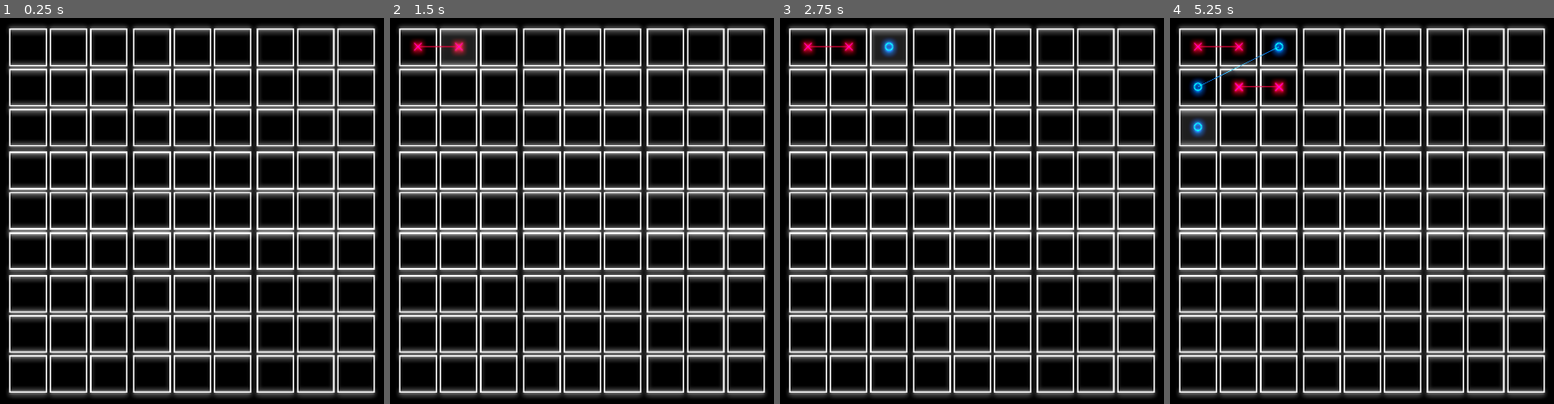
Above: before the commit, frames 1-4 (left to right).
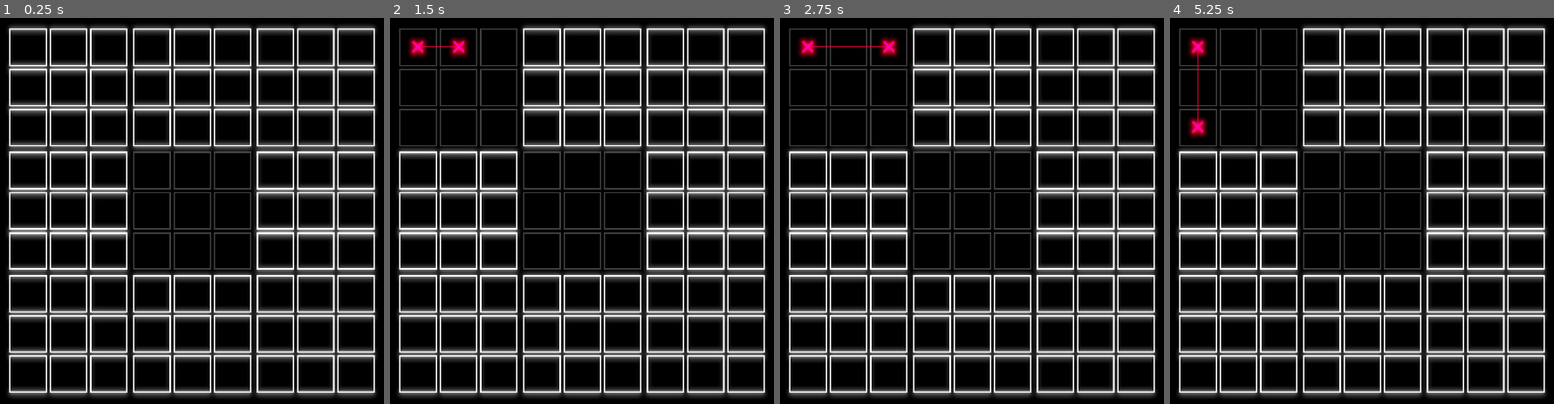
Above: after the commit, the same moments.

Repository: Totobird-Creations/Knots-and-Collapses
Game: Godot game, scene res://main/game/game.tscn
Two runs of this game, one before a commit and one after it. Both use one fixed random seed, a clock stepped at 60 frames per second and the inputs below.
Inputs (mouse positions are in pixels of both pictures, inside the frame that each line leads up to):
- Up to frame 1 (0.25 s): no input
- Up to frame 2 (1.5 s): click (416, 48) at 0.52 s; click (459, 48) at 1.27 s
- Up to frame 3 (2.75 s): click (887, 48) at 2.02 s
- Up to frame 4 (5.25 s): click (1196, 87) at 2.77 s; click (1239, 87) at 3.52 s; click (1277, 87) at 4.27 s; click (1196, 126) at 5.02 s

The runs differ from the first frame. In frame 1, 4.3% of the frame differs, in the area x 34-66%, y 34-66%; in frame 2, 9.4%; in frame 3, 9.6%; in frame 4, 10%, in the area x 1-66%, y 1-66%.

Commit message:
Fixed: Everything. There is nothing else to say;

Diff:
--- a/src/main/game/game.gd
+++ b/src/main/game/game.gd
@@ -10,7 +10,7 @@
 	Color(1.0, 0.375, 0.0)
 ]
 const BOARD_NONE  : Dictionary  = {0 : 0, 1 : 0, 2 : 0, 3 : 0, 4 : 0, 5 : 0, 6 : 0, 7 : 0, 8 : 0}
-const BOARD_RESET : Dictionary  = {0 : 1, 1 : 1, 2 : 1, 3 : 1, 4 : 1, 5 : 1, 6 : 1, 7 : 1, 8 : 1}
+const BOARD_RESET : Dictionary  = {0 : 1, 1 : 1, 2 : 1, 3 : 1, 4 : 0, 5 : 1, 6 : 1, 7 : 1, 8 : 1}
 const BOARD_ALL   : Dictionary  = {0 : 1, 1 : 1, 2 : 1, 3 : 1, 4 : 1, 5 : 1, 6 : 1, 7 : 1, 8 : 1}
 
 export(int, "Cross", "Nought", "Triangle") var turn := 0 setget set_turn
@@ -27,6 +27,10 @@
 func set_turn(value : int) -> void:
 	turn = value % 2
 	update_slots()
+
+func update_small_boards() -> void:
+	for small_board in $horizontal/board_container/board_margin/board.get_children():
+		small_board.update_small_board(self)
 
 func update_slots() -> void:
 	for small_board in $horizontal/board_container/board_margin/board.get_children():
@@ -77,6 +81,7 @@
 		else:
 			links.append(source)
 		set_turn(turn + 1)
+		update_small_boards()
 	else:
 		pending_link_slot = next_slot
 		allowed_boards[next_slot.get_small_board_position()] -= 1
@@ -87,7 +92,7 @@
 
 func validate_allowed_boards(boards : Dictionary) -> Dictionary:
 	for i in boards.keys():
-		if (boards[i] > 0 && $horizontal/board_container/board_margin/board.get_child(i).is_board_open()):
+		if (boards[i] > 0 && $horizontal/board_container/board_margin/board.get_child(i).is_board_open(true)):
 			return boards
 	return(BOARD_ALL.duplicate())
 
--- a/src/main/game/game.tscn
+++ b/src/main/game/game.tscn
@@ -1,7 +1,15 @@
-[gd_scene load_steps=4 format=2]
+[gd_scene load_steps=5 format=2]
 
 [ext_resource path="res://main/game/board.tscn" type="PackedScene" id=1]
 [ext_resource path="res://main/game/game.gd" type="Script" id=2]
+
+[sub_resource type="StyleBoxFlat" id=2]
+bg_color = Color( 1, 1, 1, 0 )
+border_width_left = 4
+border_width_top = 4
+border_width_right = 4
+border_width_bottom = 4
+border_color = Color( 0.498039, 0.498039, 0.498039, 1 )
 
 [sub_resource type="Environment" id=1]
 background_mode = 4
@@ -53,5 +61,21 @@
 margin_bottom = 1072.0
 mouse_filter = 2
 
+[node name="menu" type="Panel" parent="horizontal"]
+visible = false
+margin_left = 1408.0
+margin_right = 1920.0
+margin_bottom = 1072.0
+rect_min_size = Vector2( 512, 0 )
+custom_styles/panel = SubResource( 2 )
+
+[node name="vertical" type="VBoxContainer" parent="horizontal/menu"]
+anchor_right = 1.0
+anchor_bottom = 1.0
+margin_left = 32.0
+margin_top = 32.0
+margin_right = -32.0
+margin_bottom = -32.0
+
 [node name="environment" type="WorldEnvironment" parent="."]
 environment = SubResource( 1 )
--- /dev/null
+++ b/src/main/game/icon_container.tscn
@@ -0,0 +1,118 @@
+[gd_scene load_steps=13 format=2]
+
+[ext_resource path="res://main/game/icon/cross.tscn" type="PackedScene" id=1]
+[ext_resource path="res://main/game/icon/triangle.tscn" type="PackedScene" id=2]
+[ext_resource path="res://main/game/icon/nought.tscn" type="PackedScene" id=3]
+[ext_resource path="res://main/game/icon/square.tscn" type="PackedScene" id=4]
+
+[sub_resource type="Shader" id=3]
+code = "shader_type canvas_item;
+
+
+const float WIDTH = 0.1;
+
+
+void fragment() {
+	COLOR = vec4(vec3(1.0, 0.0, 0.25), float(
+		abs(UV.x - UV.y) <= WIDTH ||
+		abs(1.0 - UV.x - UV.y) <= WIDTH
+	));
+}
+"
+
+[sub_resource type="ShaderMaterial" id=4]
+shader = SubResource( 3 )
+
+[sub_resource type="Shader" id=5]
+code = "shader_type canvas_item;
+
+
+const float WIDTH = 0.125;
+
+
+void fragment() {
+	COLOR = vec4(vec3(0.0, 0.5, 1.0), float(
+		distance(UV, vec2(0.5)) <= 0.5 &&
+		distance(UV, vec2(0.5)) >= 0.5 - WIDTH
+	));
+}
+"
+
+[sub_resource type="ShaderMaterial" id=6]
+shader = SubResource( 5 )
+
+[sub_resource type="Shader" id=1]
+code = "shader_type canvas_item;
+
+
+const float WIDTH = 0.125;
+
+
+void fragment() {
+	COLOR = vec4(vec3(0.125, 1.0, 0.0), float(
+		abs(1.0 - UV.y) <= WIDTH ||
+		abs((UV.x * 2.0 - 1.0) - UV.y) <= WIDTH ||
+		abs(1.0 - (UV.x * 2.0) - UV.y) <= WIDTH
+	));
+}
+"
+
+[sub_resource type="ShaderMaterial" id=2]
+shader = SubResource( 1 )
+
+[sub_resource type="Shader" id=7]
+code = "shader_type canvas_item;
+
+
+const float WIDTH = 0.125;
+
+
+void fragment() {
+	COLOR = vec4(vec3(1.0, 0.375, 0.0), float(
+		abs(1.0 - UV.y) <= WIDTH ||
+		abs(1.0 - UV.x) <= WIDTH ||
+		abs(UV.x) <= WIDTH ||
+		abs(UV.y) <= WIDTH
+	));
+}
+"
+
+[sub_resource type="ShaderMaterial" id=8]
+shader = SubResource( 7 )
+
+[node name="icon_container" type="MarginContainer"]
+anchor_right = 1.0
+anchor_bottom = 1.0
+mouse_filter = 2
+custom_constants/margin_right = 0
+custom_constants/margin_top = 0
+custom_constants/margin_left = 0
+custom_constants/margin_bottom = 0
+
+[node name="cross" parent="." instance=ExtResource( 1 )]
+material = SubResource( 4 )
+anchor_right = 0.0
+anchor_bottom = 0.0
+margin_right = 2048.0
+margin_bottom = 1200.0
+
+[node name="nought" parent="." instance=ExtResource( 3 )]
+material = SubResource( 6 )
+anchor_right = 0.0
+anchor_bottom = 0.0
+margin_right = 2048.0
+margin_bottom = 1200.0
+
+[node name="triangle" parent="." instance=ExtResource( 2 )]
+material = SubResource( 2 )
+anchor_right = 0.0
+anchor_bottom = 0.0
+margin_right = 2048.0
+margin_bottom = 1200.0
+
+[node name="square" parent="." instance=ExtResource( 4 )]
+material = SubResource( 8 )
+anchor_right = 0.0
+anchor_bottom = 0.0
+margin_right = 2048.0
+margin_bottom = 1200.0
--- a/src/main/game/link.tscn
+++ b/src/main/game/link.tscn
@@ -1,10 +1,7 @@
-[gd_scene load_steps=6 format=2]
+[gd_scene load_steps=3 format=2]
 
 [ext_resource path="res://main/game/link.gd" type="Script" id=1]
-[ext_resource path="res://main/game/icon/nought.tscn" type="PackedScene" id=2]
-[ext_resource path="res://main/game/icon/cross.tscn" type="PackedScene" id=3]
-[ext_resource path="res://main/game/icon/triangle.tscn" type="PackedScene" id=4]
-[ext_resource path="res://main/game/icon/square.tscn" type="PackedScene" id=5]
+[ext_resource path="res://main/game/icon_container.tscn" type="PackedScene" id=6]
 
 [node name="link" type="Line2D"]
 width = 2.0
@@ -13,34 +10,16 @@
 
 [node name="0" type="Node2D" parent="."]
 
-[node name="bounds" type="Control" parent="0"]
-margin_left = -12.0
-margin_top = -12.0
-margin_right = 12.0
-margin_bottom = 12.0
-mouse_filter = 2
-
-[node name="cross" parent="0/bounds" instance=ExtResource( 3 )]
-
-[node name="nought" parent="0/bounds" instance=ExtResource( 2 )]
-
-[node name="triangle" parent="0/bounds" instance=ExtResource( 4 )]
-
-[node name="square" parent="0/bounds" instance=ExtResource( 5 )]
+[node name="bounds" parent="0" instance=ExtResource( 6 )]
+margin_left = -16.0
+margin_top = -16.0
+margin_right = 16.0
+margin_bottom = 16.0
 
 [node name="1" type="Node2D" parent="."]
 
-[node name="bounds" type="Control" parent="1"]
-margin_left = -12.0
-margin_top = -12.0
-margin_right = 12.0
-margin_bottom = 12.0
-mouse_filter = 2
-
-[node name="cross" parent="1/bounds" instance=ExtResource( 3 )]
-
-[node name="nought" parent="1/bounds" instance=ExtResource( 2 )]
-
-[node name="triangle" parent="1/bounds" instance=ExtResource( 4 )]
-
-[node name="square" parent="1/bounds" instance=ExtResource( 5 )]
+[node name="bounds" parent="1" instance=ExtResource( 6 )]
+margin_left = -16.0
+margin_top = -16.0
+margin_right = 16.0
+margin_bottom = 16.0
--- a/src/main/game/slot.tscn
+++ b/src/main/game/slot.tscn
@@ -1,10 +1,7 @@
-[gd_scene load_steps=12 format=2]
+[gd_scene load_steps=9 format=2]
 
 [ext_resource path="res://main/game/slot.gd" type="Script" id=1]
-[ext_resource path="res://main/game/icon/nought.tscn" type="PackedScene" id=2]
-[ext_resource path="res://main/game/icon/cross.tscn" type="PackedScene" id=3]
-[ext_resource path="res://main/game/icon/triangle.tscn" type="PackedScene" id=4]
-[ext_resource path="res://main/game/icon/square.tscn" type="PackedScene" id=5]
+[ext_resource path="res://main/game/icon_container.tscn" type="PackedScene" id=2]
 
 [sub_resource type="StyleBoxFlat" id=2]
 bg_color = Color( 1, 1, 1, 0.121569 )
@@ -77,23 +74,12 @@
 custom_styles/normal = SubResource( 1 )
 script = ExtResource( 1 )
 
-[node name="icon" type="Control" parent="."]
+[node name="icon" parent="." instance=ExtResource( 2 )]
 modulate = Color( 1, 1, 1, 0 )
-anchor_right = 1.0
-anchor_bottom = 1.0
 margin_left = 16.0
 margin_top = 16.0
 margin_right = -16.0
 margin_bottom = -16.0
-mouse_filter = 2
-
-[node name="cross" parent="icon" instance=ExtResource( 3 )]
-
-[node name="nought" parent="icon" instance=ExtResource( 2 )]
-
-[node name="triangle" parent="icon" instance=ExtResource( 4 )]
-
-[node name="square" parent="icon" instance=ExtResource( 5 )]
 
 [node name="animation" type="AnimationPlayer" parent="."]
 anims/RESET = SubResource( 5 )
--- a/src/main/game/small_board.gd
+++ b/src/main/game/small_board.gd
@@ -1,13 +1,17 @@
 extends MarginContainer
 
 
-var game : Node
+var game     : Node
 
-var side : int = -1
+var side     : int  = -1
+var disabled : bool = false
 
 
 func update_small_board(new_game : Node) -> void:
 	game = new_game
+	if (! disabled && ! is_board_open(false)):
+		$animation.play("main")
+		disabled = true
 
 
 func set_side(value : int) -> void:
@@ -61,8 +65,8 @@
 	return board
 
 
-func is_board_open() -> bool:
-	if (! side):
+func is_board_open(include_side : bool = true) -> bool:
+	if (! (side != -1 && include_side)):
 		for slot in $grid.get_children():
 			if (slot.side == -1):
 				return true
--- a/src/main/game/small_board.tscn
+++ b/src/main/game/small_board.tscn
@@ -1,16 +1,13 @@
-[gd_scene load_steps=9 format=2]
+[gd_scene load_steps=6 format=2]
 
 [ext_resource path="res://main/game/slot.tscn" type="PackedScene" id=1]
-[ext_resource path="res://main/game/icon/cross.tscn" type="PackedScene" id=2]
-[ext_resource path="res://main/game/icon/nought.tscn" type="PackedScene" id=3]
-[ext_resource path="res://main/game/icon/triangle.tscn" type="PackedScene" id=4]
+[ext_resource path="res://main/game/icon_container.tscn" type="PackedScene" id=2]
 [ext_resource path="res://main/game/small_board.gd" type="Script" id=5]
-[ext_resource path="res://main/game/icon/square.tscn" type="PackedScene" id=6]
 
 [sub_resource type="Animation" id=1]
 length = 0.001
 tracks/0/type = "value"
-tracks/0/path = NodePath("winner:modulate")
+tracks/0/path = NodePath("grid:modulate")
 tracks/0/interp = 1
 tracks/0/loop_wrap = true
 tracks/0/imported = false
@@ -19,10 +16,10 @@
 "times": PoolRealArray( 0 ),
 "transitions": PoolRealArray( 1 ),
 "update": 0,
-"values": [ Color( 1, 1, 1, 0 ) ]
+"values": [ Color( 1, 1, 1, 1 ) ]
 }
 tracks/1/type = "value"
-tracks/1/path = NodePath("grid:modulate")
+tracks/1/path = NodePath("winner:modulate")
 tracks/1/interp = 1
 tracks/1/loop_wrap = true
 tracks/1/imported = false
@@ -31,7 +28,7 @@
 "times": PoolRealArray( 0 ),
 "transitions": PoolRealArray( 1 ),
 "update": 0,
-"values": [ Color( 1, 1, 1, 1 ) ]
+"values": [ Color( 1, 1, 1, 0 ) ]
 }
 
 [sub_resource type="Animation" id=2]
@@ -39,7 +36,7 @@
 length = 0.25
 step = 0.05
 tracks/0/type = "value"
-tracks/0/path = NodePath("winner:modulate")
+tracks/0/path = NodePath("grid:modulate")
 tracks/0/interp = 1
 tracks/0/loop_wrap = true
 tracks/0/imported = false
@@ -48,10 +45,10 @@
 "times": PoolRealArray( 0, 0.25 ),
 "transitions": PoolRealArray( 1, 1 ),
 "update": 0,
-"values": [ Color( 1, 1, 1, 0 ), Color( 1, 1, 1, 1 ) ]
+"values": [ Color( 1, 1, 1, 1 ), Color( 1, 1, 1, 0.247059 ) ]
 }
 tracks/1/type = "value"
-tracks/1/path = NodePath("grid:modulate")
+tracks/1/path = NodePath("winner:modulate")
 tracks/1/interp = 1
 tracks/1/loop_wrap = true
 tracks/1/imported = false
@@ -60,7 +57,7 @@
 "times": PoolRealArray( 0, 0.25 ),
 "transitions": PoolRealArray( 1, 1 ),
 "update": 0,
-"values": [ Color( 1, 1, 1, 1 ), Color( 1, 1, 1, 0.247059 ) ]
+"values": [ Color( 1, 1, 1, 0 ), Color( 1, 1, 1, 1 ) ]
 }
 
 [node name="small_board" type="MarginContainer"]
@@ -127,47 +124,12 @@
 margin_right = 208.0
 margin_bottom = 208.0
 
-[node name="winner" type="MarginContainer" parent="."]
+[node name="winner" parent="." instance=ExtResource( 2 )]
 modulate = Color( 1, 1, 1, 0 )
+anchor_right = 0.0
+anchor_bottom = 0.0
 margin_right = 208.0
 margin_bottom = 208.0
-mouse_filter = 2
-custom_constants/margin_right = 16
-custom_constants/margin_top = 16
-custom_constants/margin_left = 16
-custom_constants/margin_bottom = 16
-
-[node name="cross" parent="winner" instance=ExtResource( 2 )]
-anchor_right = 0.0
-anchor_bottom = 0.0
-margin_left = 16.0
-margin_top = 16.0
-margin_right = 192.0
-margin_bottom = 192.0
-
-[node name="nought" parent="winner" instance=ExtResource( 3 )]
-anchor_right = 0.0
-anchor_bottom = 0.0
-margin_left = 16.0
-margin_top = 16.0
-margin_right = 192.0
-margin_bottom = 192.0
-
-[node name="triangle" parent="winner" instance=ExtResource( 4 )]
-anchor_right = 0.0
-anchor_bottom = 0.0
-margin_left = 16.0
-margin_top = 16.0
-margin_right = 192.0
-margin_bottom = 192.0
-
-[node name="square" parent="winner" instance=ExtResource( 6 )]
-anchor_right = 0.0
-anchor_bottom = 0.0
-margin_left = 16.0
-margin_top = 16.0
-margin_right = 192.0
-margin_bottom = 192.0
 
 [node name="animation" type="AnimationPlayer" parent="."]
 anims/RESET = SubResource( 1 )
Not shown, changed: index.html
Not shown, changed: index.pck
